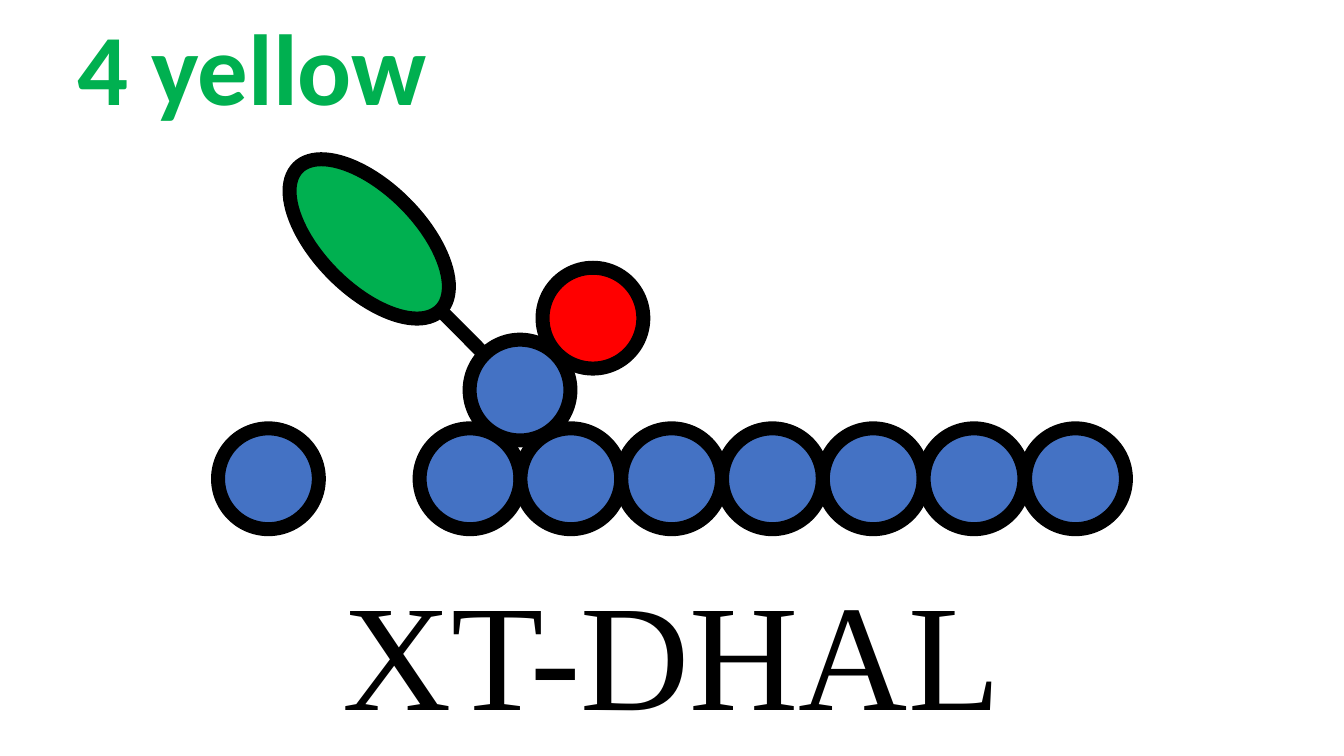
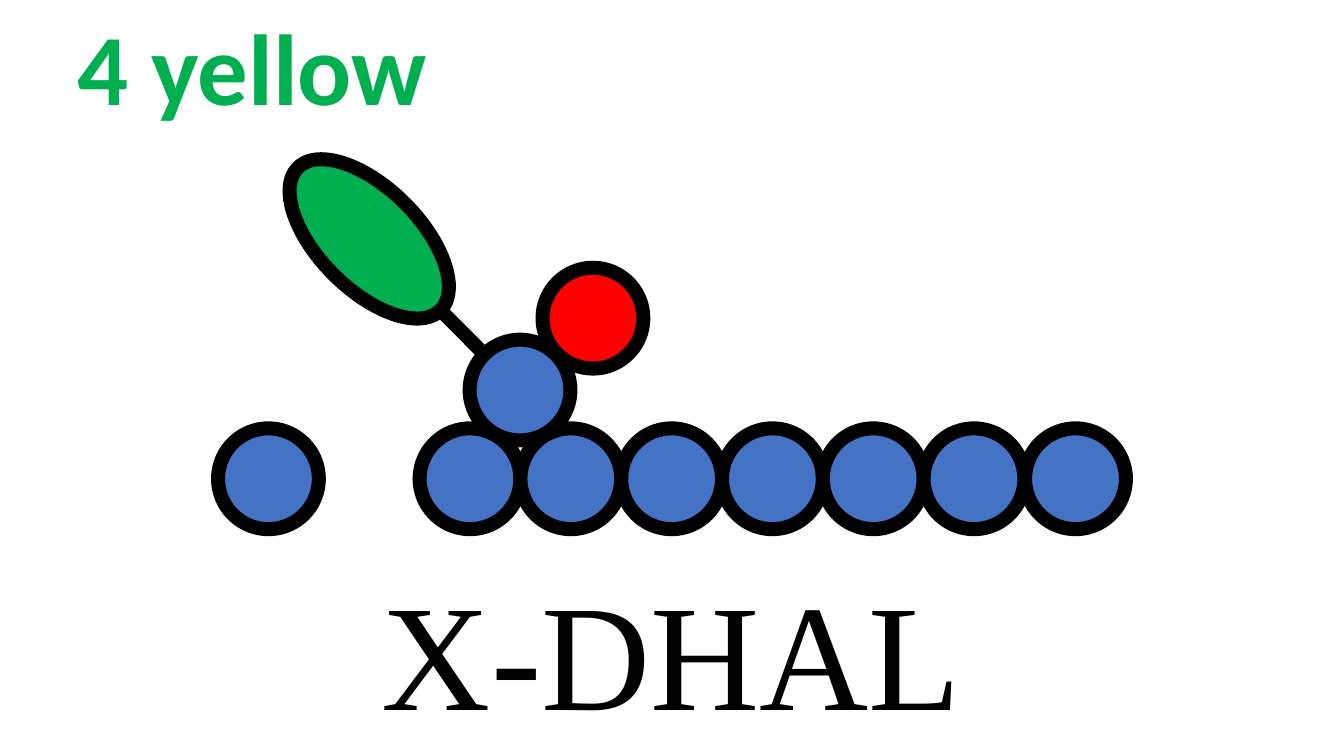
Before and after one commit to rzk1/ullmann, a slide deck: slide 22 of Labels/labels.pptx. Drawn at 1344x756 pixels with LibreOffice and Linux fonts; fonts in the diff are those of the drawing. Boxes give left, top, right and bottom in pixels: in the first picture for what was removed or moved away, otherwise in the second. Text is boxed around its words. In the diff, an @@ line names an element or a change of style, - is before the commit and + after.

```diff
--- a/Labels/labels.pptx
+++ b/Labels/labels.pptx
@@ text at <box>382,610,961,711</box>: text changed @@
-XT-DHAL
+X-DHAL
```
Also in this commit, not shown: 9 other slides changed, 25 other files.
